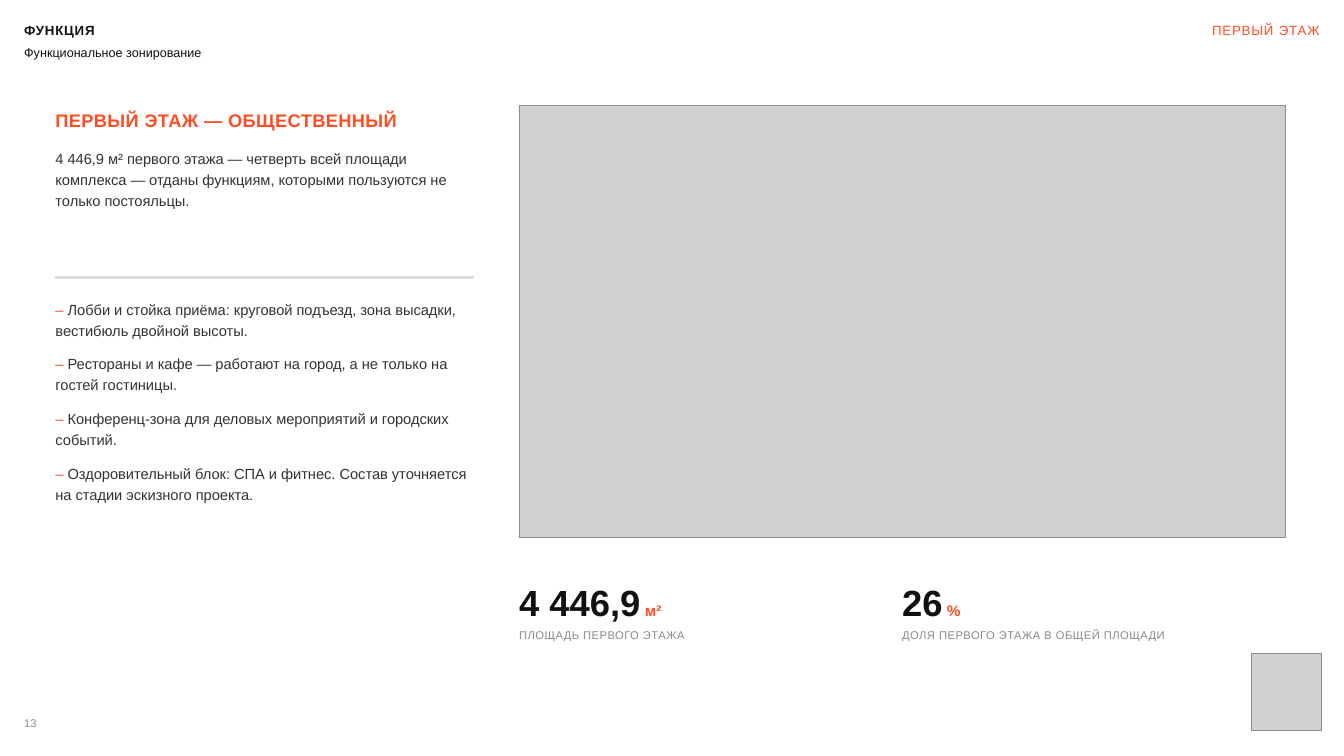
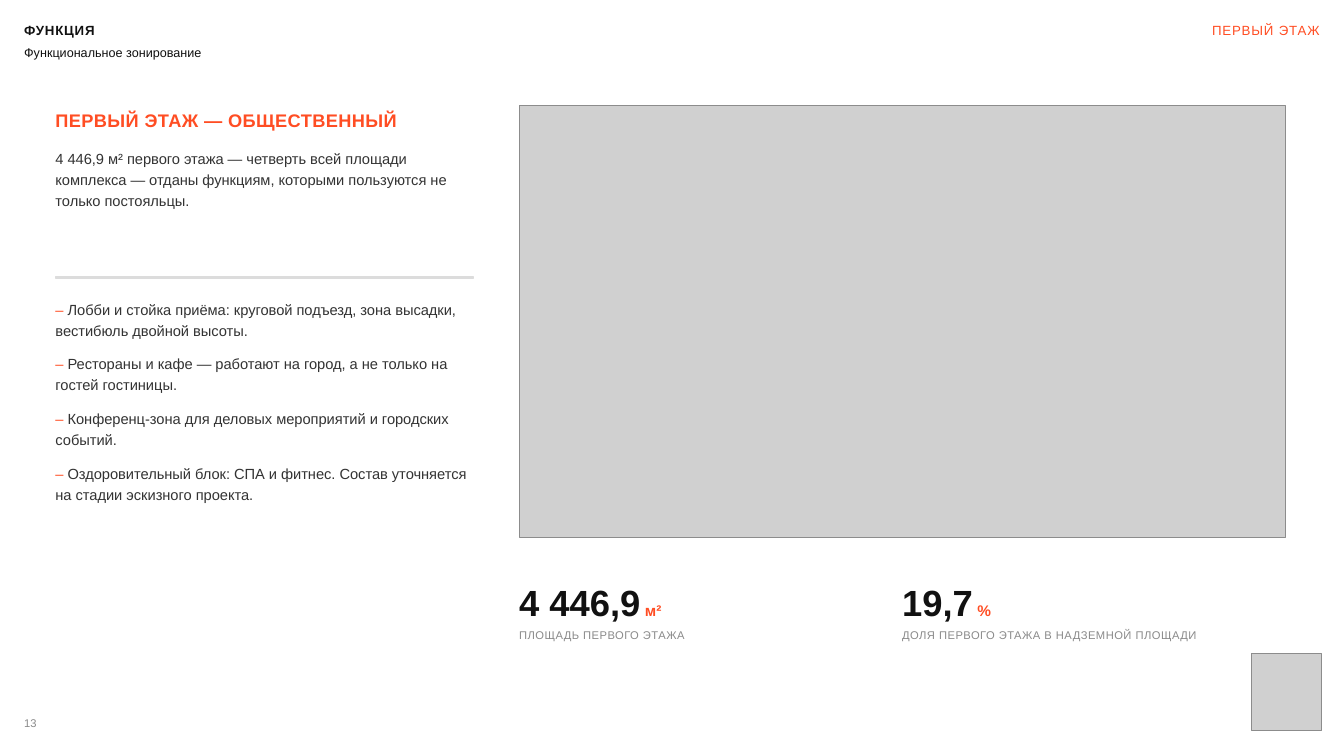
Before and after one commit to kzmeir/most, a slide deck: slide 13 of presentations/aurora-hotel/MOST_Bukhtarminskaya_akimat.pptx. Drawn at 1344x756 pixels with LibreOffice and Linux fonts; fonts in the diff are those of the drawing; grey boxes stand for pictures. Boxes give left, top, right and bottom in pixels: in the first picture for what was removed or moved away, otherwise in the second. Text is boxed around its words. In the diff, an @@ line names an element or a change of style, - is before the commit and + after.

```diff
--- a/presentations/aurora-hotel/MOST_Bukhtarminskaya_akimat.pptx
+++ b/presentations/aurora-hotel/MOST_Bukhtarminskaya_akimat.pptx
@@ text at (x1=902, y1=590, x2=973, y2=622): text changed @@
-26 %
+19,7 %
@@ text at (x1=902, y1=630, x2=1197, y2=641): text changed @@
-ДОЛЯ ПЕРВОГО ЭТАЖА В ОБЩЕЙ ПЛОЩАДИ
+ДОЛЯ ПЕРВОГО ЭТАЖА В НАДЗЕМНОЙ ПЛОЩАДИ
```
Also in this commit, not shown: 5 other slides changed, 3 other files.
